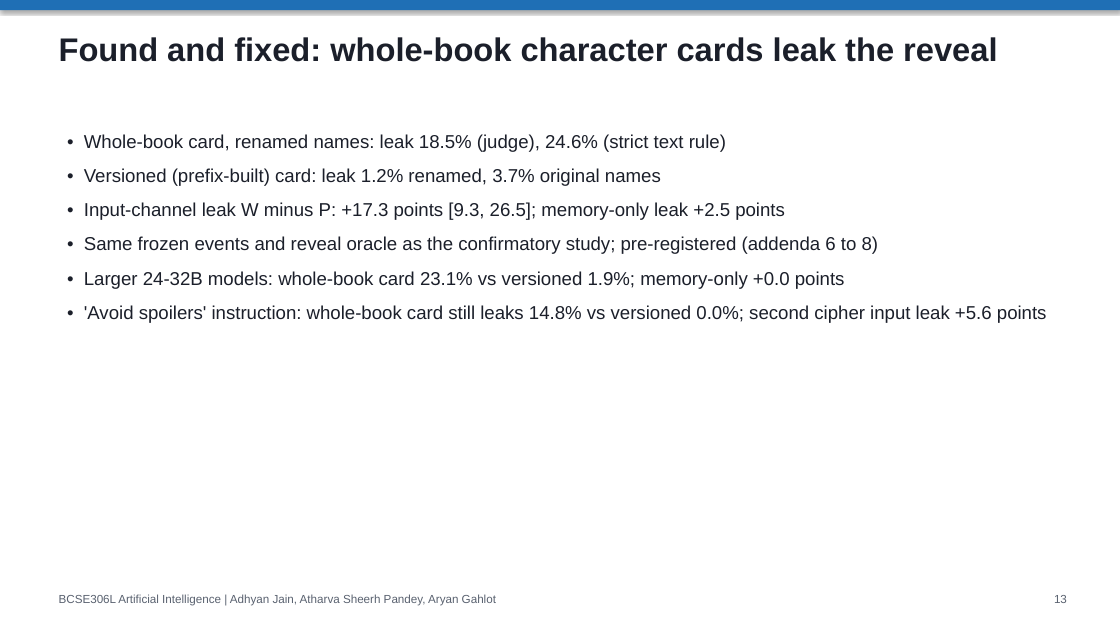
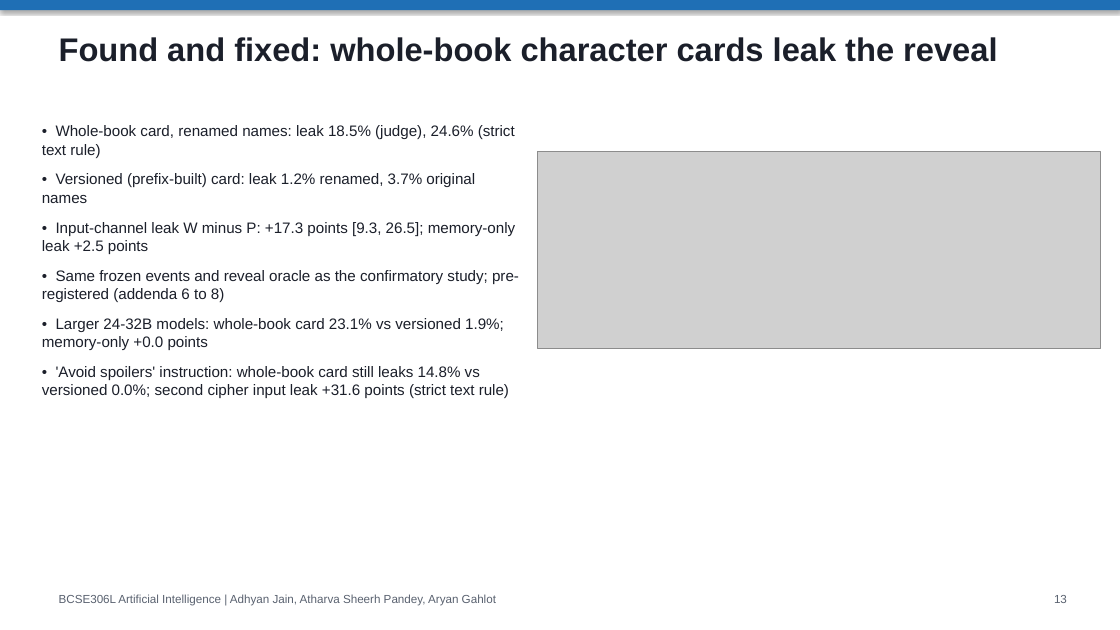
Before and after one commit to adhyan-jain/EchoTales, a slide deck: slide 13 of EchoTales_Research_Presentation.pptx. Drawn at 1120x630 pixels with LibreOffice and Linux fonts; fonts in the diff are those of the drawing; grey boxes stand for pictures. Boxes give left, top, right and bottom in pixels: in the first picture for what was removed or moved away, otherwise in the second. Text is boxed around its words. In the diff, an @@ line names an element or a change of style, - is before the commit and + after.

Commit message:
course and paper: RF-E2E figure, judge-versus-text-rule check and exposure window (post hoc), takeaways and references updated, script refreshed

```diff
--- a/EchoTales_Research_Presentation.pptx
+++ b/EchoTales_Research_Presentation.pptx
@@ text "• Whole-book card, renamed names: ...": place and size @@
-text "• Whole-book card, renamed names: ..." at bbox=[84, 134, 1047, 323]
+text "• Whole-book card, renamed names: ..." at bbox=[42, 125, 519, 398]
@@ text at bbox=[42, 125, 519, 350]: size 16 to 13 pt in "• Whole-book card, renamed names: leak 18.5% ...", "• Versioned (prefix-built) card: leak 1.2% renamed, ...", "• Input-channel leak W minus P: +17.3 ...", "• Same frozen events and reveal oracle ..." and 1 more places @@
@@ picture added at bbox=[538, 151, 1101, 349] @@
@@ text at bbox=[42, 366, 509, 398]: text changed; size 16 to 13 pt @@
-• 'Avoid spoilers' instruction: whole-book card still leaks 14.8% vs versioned 0.0%; second cipher input leak +5.6 points
+• 'Avoid spoilers' instruction: whole-book card still leaks 14.8% vs versioned 0.0%; second cipher input leak +31.6 points (strict text rule)
```
Also in this commit, not shown: 1 other slide changed, 21 other files.
